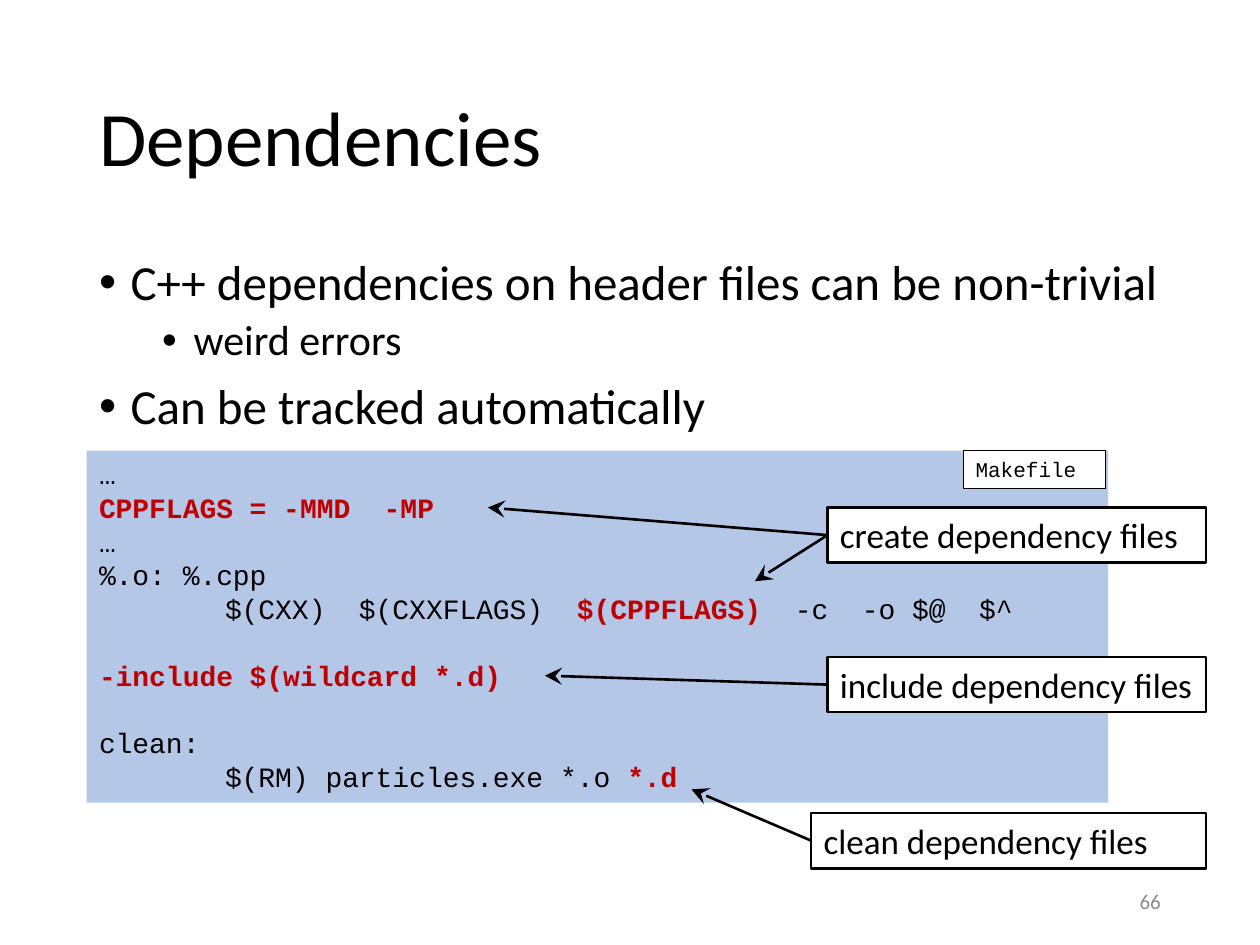
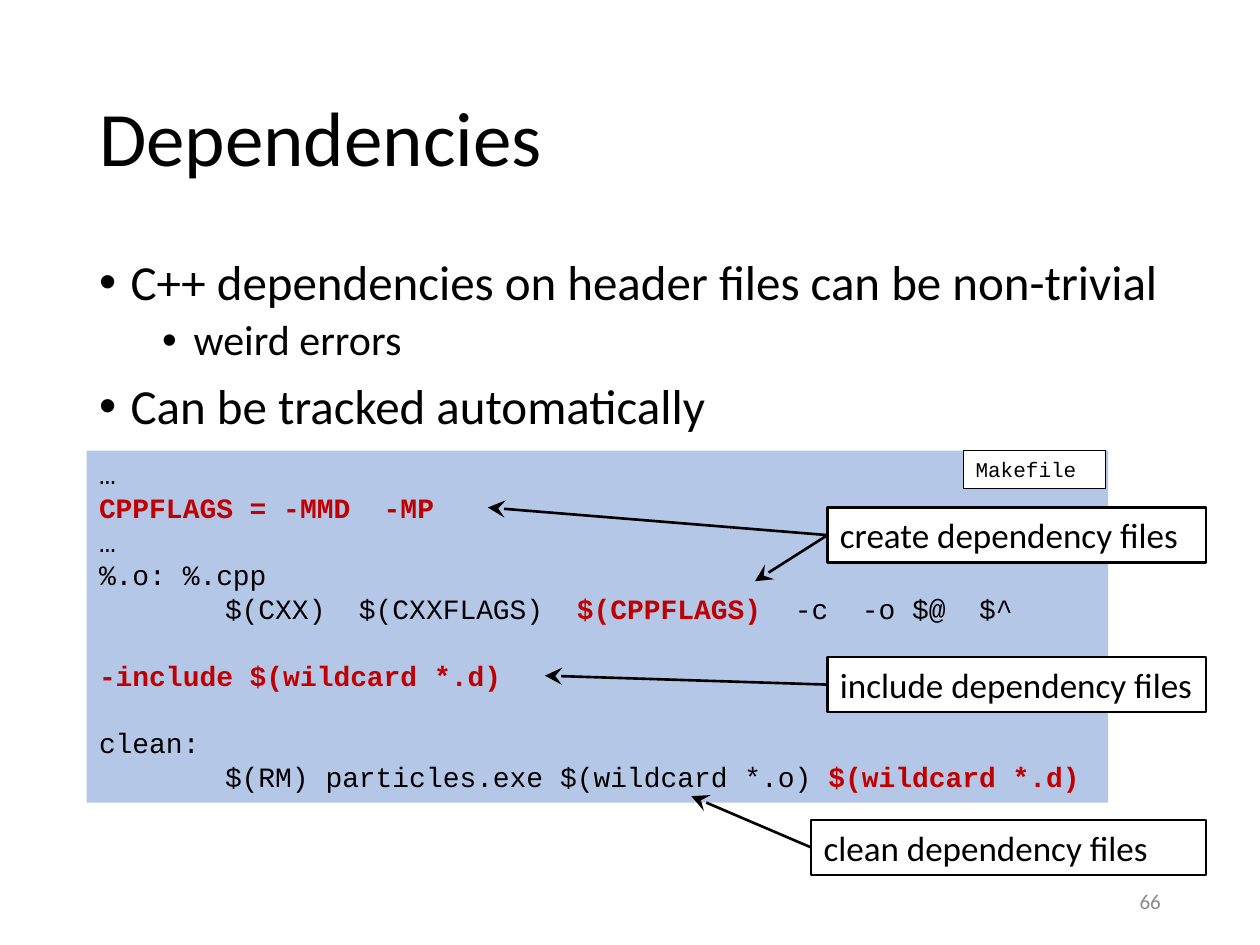
Before and after one commit to gjbex/training-material, a slide deck: slide 66 of CPlusPlus/scientific_cpp.pptx. Drawn at 1260x945 pixels with LibreOffice and Linux fonts; fonts in the diff are those of the drawing. Boxes give left, top, right and bottom in pixels: in the first picture for what was removed or moved away, otherwise in the second. Text is boxed around its words. In the diff, an @@ line names an element or a change of style, - is before the commit and + after.

Commit message:
Fix typos

```diff
--- a/CPlusPlus/scientific_cpp.pptx
+++ b/CPlusPlus/scientific_cpp.pptx
@@ text in rectangle at <box>225,767,1080,793</box>: text changed @@
-$(RM) particles.exe *.o *.d
+$(RM) particles.exe $(wildcard *.o) $(wildcard *.d)
@@ arrow moved from (811, 840) - (692, 789) to (811, 848) - (692, 796) @@
@@ rectangle "clean dependency files": place and size @@
-rectangle "clean dependency files" at <box>811,813,1206,868</box>
+rectangle "clean dependency files" at <box>811,820,1206,876</box>
```
Also in this commit, not shown: 8 other slides changed.
